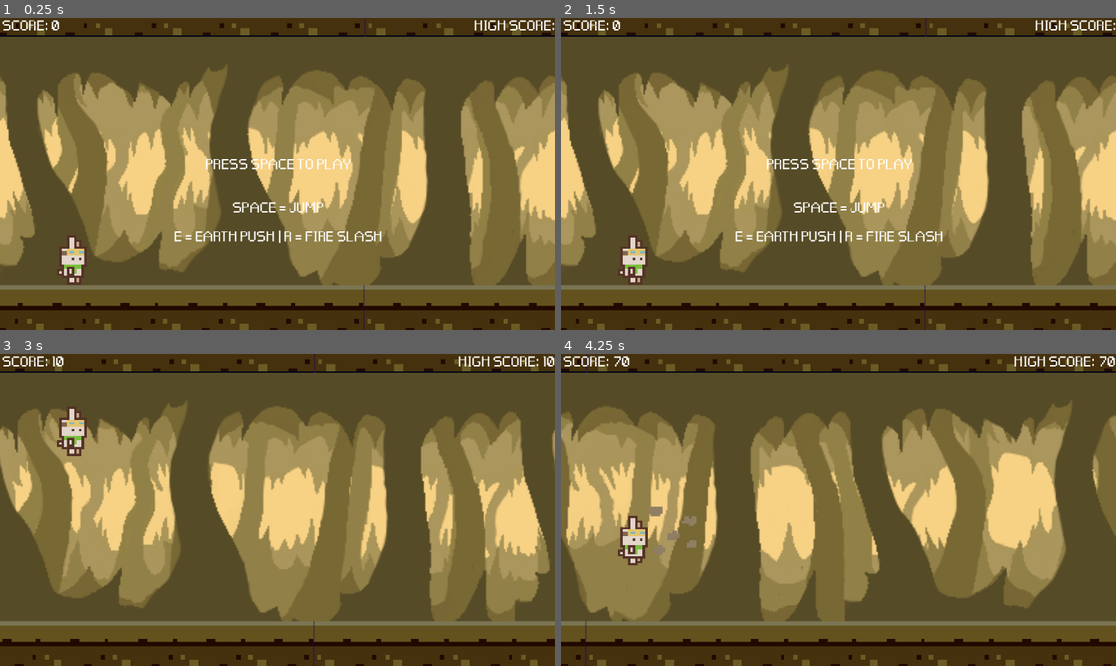
Above: before the commit, frames 1-4 (two rows, left to right).
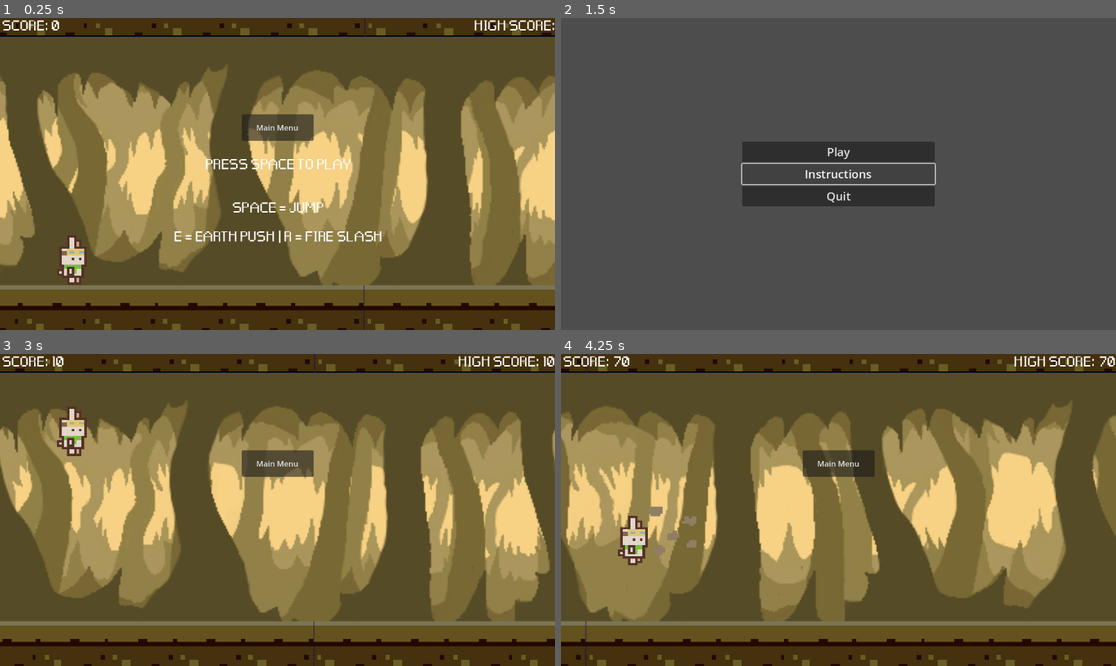
Above: after the commit, the same moments.

Repository: maryandrearv/the-elemental-path
Game: Godot game, scene res://scenes/main.tscn
Two runs of this game, one before a commit and one after it. Both use one fixed random seed, a clock stepped at 60 frames per second and the inputs below.
Inputs (mouse positions are in pixels of both pictures, inside the frame that each line leads up to):
- Up to frame 1 (0.25 s): no input
- Up to frame 2 (1.5 s): click (838, 127) at 0.5 s, where only the run after the commit has a clickable "Main Menu"; click (838, 174) at 1.25 s, where only the run after the commit has a clickable "Instructions"
- Up to frame 3 (3 s): click (277, 488) at 2 s, where only the run after the commit has a clickable "Play"; tap Space at 2.75 s; hold Q (air) from 2.78 s (still down)
- Up to frame 4 (4.25 s): tap Enter (ui_accept) at 3.02, 3.77 s; release Q (air) at 3.53 s; tap E (earth) at 3.6 s

The runs differ from the first frame. In frame 1, 1.1% of the frame differs, in the area x 43-57%, y 30-40%; in frame 2, 100%, in the area x 0-100%, y 0-100%; in frame 3, 1.1%; in frame 4, 1.1%.

Commit message:
connected main menu to hud

Diff:
--- /dev/null
+++ b/runner/scenes/hud.gd
@@ -0,0 +1,15 @@
+extends CanvasLayer
+
+
+# Called when the node enters the scene tree for the first time.
+func _ready() -> void:
+	pass # Replace with function body.
+
+
+# Called every frame. 'delta' is the elapsed time since the previous frame.
+func _process(delta: float) -> void:
+	pass
+
+
+func _on_return_pressed() -> void:
+	get_tree().change_scene_to_file("res://scenes/menu.tscn")
--- a/runner/scenes/hud.tscn
+++ b/runner/scenes/hud.tscn
@@ -1,8 +1,10 @@
-[gd_scene load_steps=2 format=3 uid="uid://bspmx6iy24yee"]
+[gd_scene load_steps=3 format=3 uid="uid://bspmx6iy24yee"]
 
+[ext_resource type="Script" path="res://scenes/hud.gd" id="1_1u387"]
 [ext_resource type="FontFile" uid="uid://be02sx43qwbhr" path="res://Main_ Story_Font_majorL retro by Catman Industries.ttf" id="1_6pthw"]
 
 [node name="HUD" type="CanvasLayer"]
+script = ExtResource("1_1u387")
 
 [node name="ScoreLayer" type="Label" parent="."]
 offset_left = 4.0
@@ -52,3 +54,18 @@
 "
 horizontal_alignment = 1
 vertical_alignment = 1
+
+[node name="Return" type="Button" parent="."]
+anchors_preset = 5
+anchor_left = 0.5
+anchor_right = 0.5
+offset_left = -74.5
+offset_top = 200.0
+offset_right = 74.5
+offset_bottom = 255.0
+grow_horizontal = 2
+size_flags_horizontal = 4
+size_flags_vertical = 0
+text = "Main Menu"
+
+[connection signal="pressed" from="Return" to="." method="_on_return_pressed"]
--- /dev/null
+++ b/runner/scenes/menu.gd
@@ -0,0 +1,22 @@
+extends Control
+
+
+# Called when the node enters the scene tree for the first time.
+func _ready() -> void:
+	pass # Replace with function body.
+
+
+# Called every frame. 'delta' is the elapsed time since the previous frame.
+func _process(delta: float) -> void:
+	pass
+
+
+func _on_play_pressed() -> void:
+	get_tree().change_scene_to_file("res://scenes/main.tscn")
+
+func _on_instructions_pressed() -> void:
+	pass # Replace with function body.
+
+
+func _on_quit_pressed() -> void:
+	get_tree().quit()
--- /dev/null
+++ b/runner/scenes/menu.tscn
@@ -0,0 +1,67 @@
+[gd_scene load_steps=2 format=3 uid="uid://cgi6f0enoto3q"]
+
+[ext_resource type="Script" path="res://scenes/menu.gd" id="1_1xpv3"]
+
+[node name="Menu" type="Control"]
+layout_mode = 3
+anchors_preset = 15
+anchor_right = 1.0
+anchor_bottom = 1.0
+grow_horizontal = 2
+grow_vertical = 2
+script = ExtResource("1_1xpv3")
+
+[node name="CanvasLayer" type="CanvasLayer" parent="."]
+layer = -1
+follow_viewport_enabled = true
+
+[node name="Sprite2D" type="Sprite2D" parent="CanvasLayer"]
+texture_filter = 1
+texture_repeat = 1
+position = Vector2(576, 378.25)
+scale = Vector2(0.382, 0.40775)
+
+[node name="Sprite2D2" type="Sprite2D" parent="CanvasLayer"]
+position = Vector2(579, 131)
+scale = Vector2(0.448795, 0.433994)
+
+[node name="MarginContainer" type="MarginContainer" parent="."]
+layout_mode = 1
+anchors_preset = 8
+anchor_left = 0.5
+anchor_top = 0.5
+anchor_right = 0.5
+anchor_bottom = 0.5
+offset_left = -200.0
+offset_top = -200.0
+offset_right = 200.0
+offset_bottom = 200.0
+grow_horizontal = 2
+grow_vertical = 2
+
+[node name="VBoxContainer" type="VBoxContainer" parent="MarginContainer"]
+layout_mode = 2
+size_flags_vertical = 4
+
+[node name="Play" type="Button" parent="MarginContainer/VBoxContainer"]
+texture_filter = 1
+layout_mode = 2
+theme_override_font_sizes/font_size = 24
+text = "Play"
+
+[node name="Instructions" type="Button" parent="MarginContainer/VBoxContainer"]
+texture_filter = 1
+layout_mode = 2
+theme_override_font_sizes/font_size = 24
+text = "Instructions"
+
+[node name="Quit" type="Button" parent="MarginContainer/VBoxContainer"]
+texture_filter = 1
+layout_mode = 2
+theme_override_font_sizes/font_size = 24
+text = "Quit
+"
+
+[connection signal="pressed" from="MarginContainer/VBoxContainer/Play" to="." method="_on_play_pressed"]
+[connection signal="pressed" from="MarginContainer/VBoxContainer/Instructions" to="." method="_on_instructions_pressed"]
+[connection signal="pressed" from="MarginContainer/VBoxContainer/Quit" to="." method="_on_quit_pressed"]
--- a/runner/scenes/spikes.tscn
+++ b/runner/scenes/spikes.tscn
@@ -26,5 +26,4 @@
 z_index = 2
 position = Vector2(0, 95.1349)
 rotation = -3.14159
-scale = Vector2(1, 1)
 shape = SubResource("RectangleShape2D_1d7pm")
Not shown, removed: git_log.txt
Not shown, removed: nsid.txt
Not shown, changed: runner/.DS_Store
